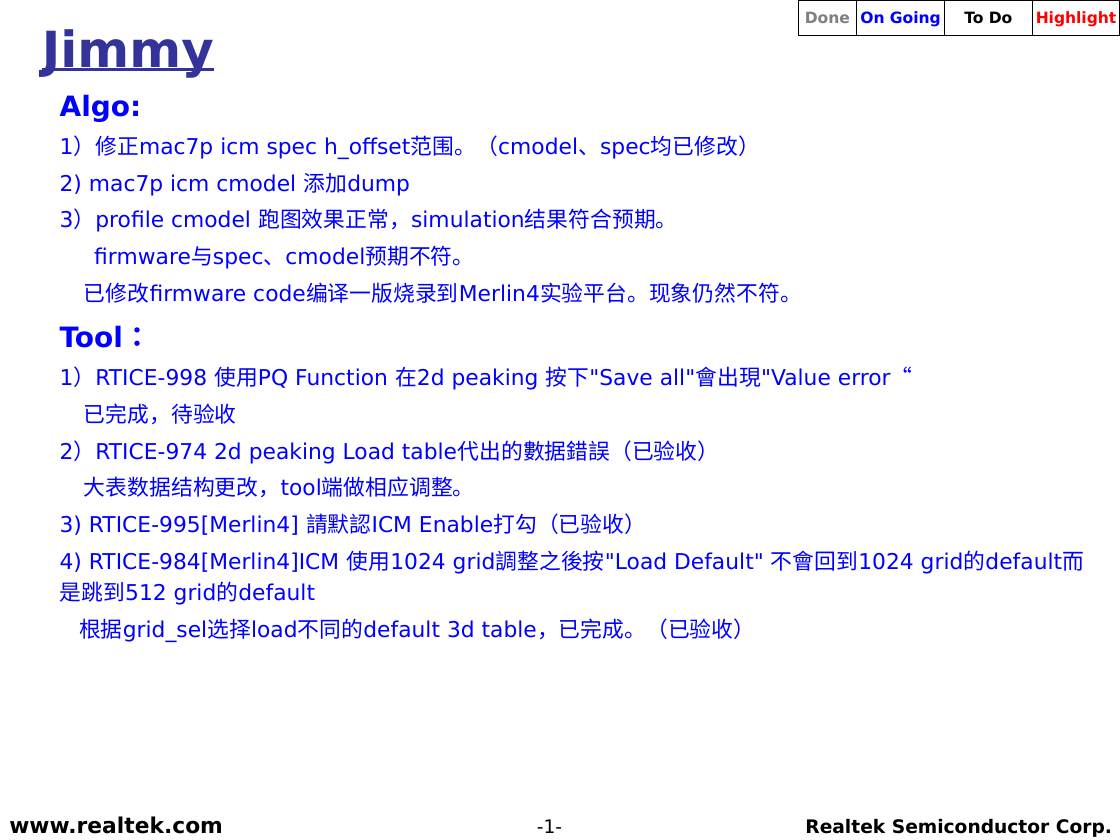
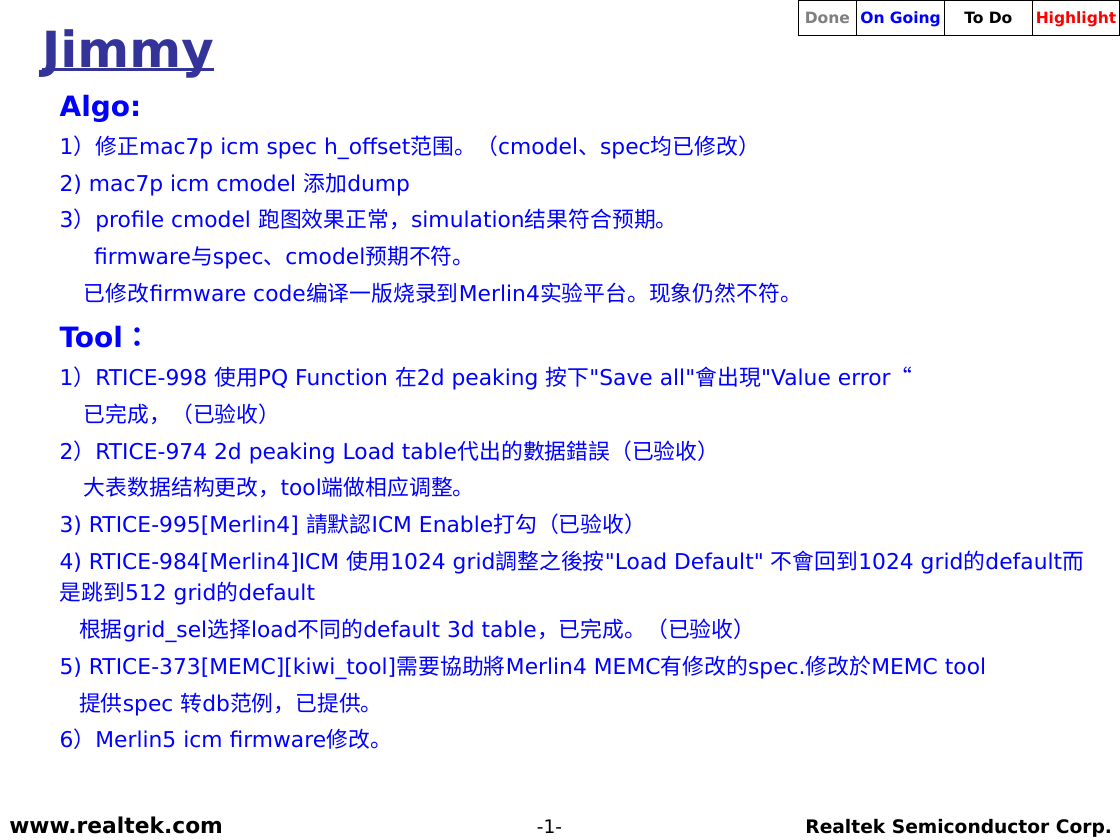
Before and after one commit to weicun581/Weekly_report, a slide deck: slide 1 of 2019年4月/RS_TV_SD_(Jimmy)_20190409.ppt. Drawn at 1120x840 pixels with LibreOffice and Linux fonts; fonts in the diff are those of the drawing; background and template pictures are left out. Boxes give left, top, right and bottom in pixels: in the first picture for what was removed or moved away, otherwise in the second. Text is boxed around its words. In the diff, an @@ line names an element or a change of style, - is before the commit and + after.

```diff
--- a/2019年4月/RS_TV_SD_(Jimmy)_20190409.ppt
+++ b/2019年4月/RS_TV_SD_(Jimmy)_20190409.ppt
@@ text at [84,403,280,424]: text changed @@
-  已完成，待验收
+  已完成，（已验收）
@@ text at [60,656,986,749]: paragraphs added @@
+  5) RTICE-373[MEMC][kiwi_tool]需要協助將Merlin4 MEMC有修改的spec.修改於MEMC tool
+  提供spec 转db范例，已提供。
+  6）Merlin5 icm firmware修改。
```
Also in this commit, not shown: 1 slide added, 1 slide removed, 5 other files.
